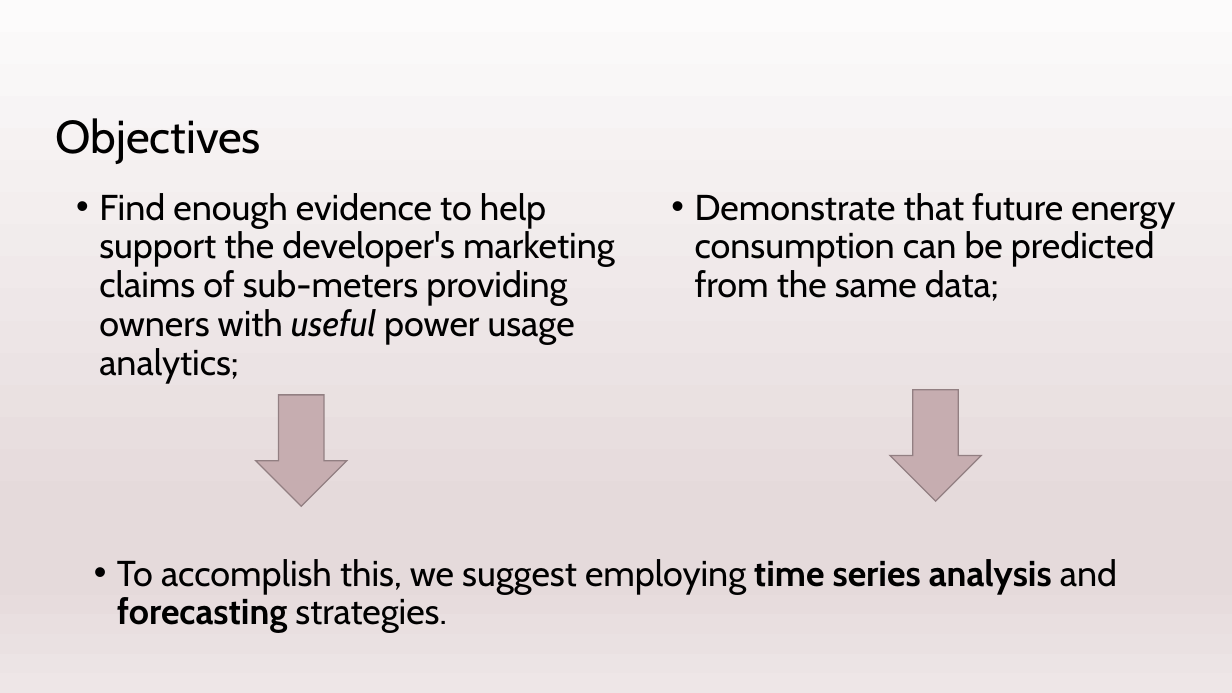
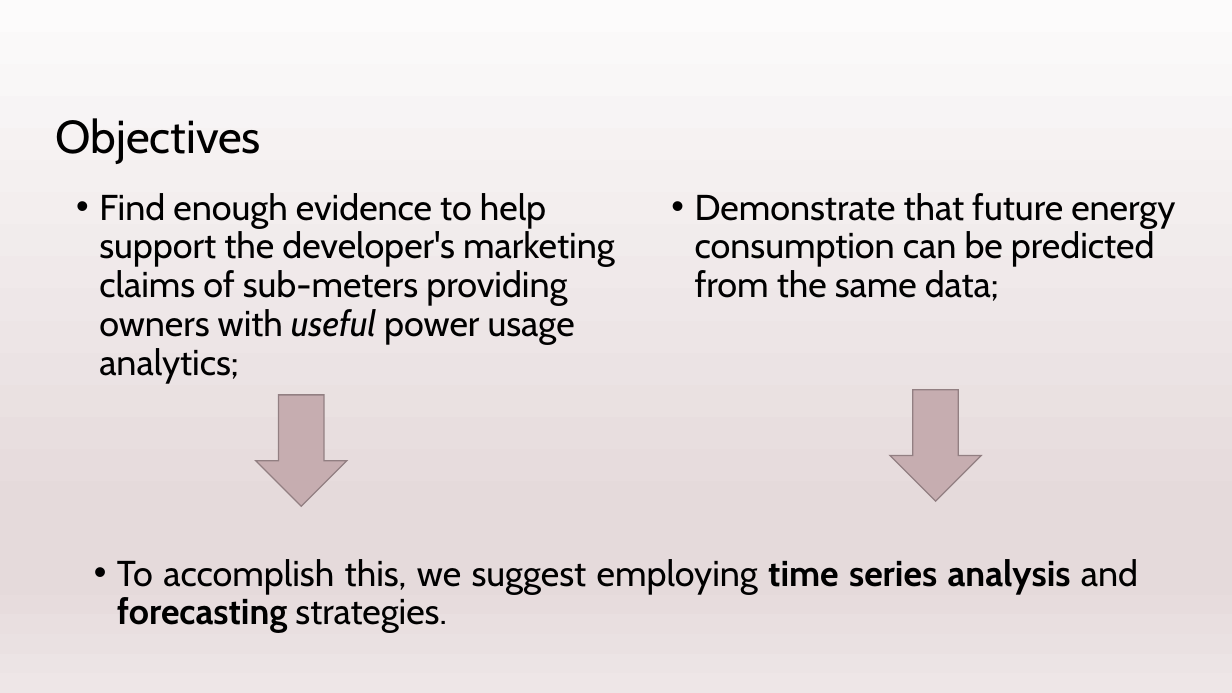
Before and after one commit to TomeBorges/IoT_Deep_Analytics_Visualization, a slide deck: slide 4 of Task1/Task1_ppt.pptx. Drawn at 1232x693 pixels with LibreOffice and Linux fonts; fonts in the diff are those of the drawing. Boxes give left, top, right and bottom in pixels: in the first picture for what was removed or moved away, otherwise in the second. Text is boxed around its words. In the diff, an @@ line names an element or a change of style, - is before the commit and + after.

```diff
--- a/Task1/Task1_ppt.pptx
+++ b/Task1/Task1_ppt.pptx
@@ text "To accomplish this, we suggest ..." at <box>117,559,1138,633</box>: alignment left to justified @@
```
Also in this commit, not shown: 9 other slides changed, 2 other files.
